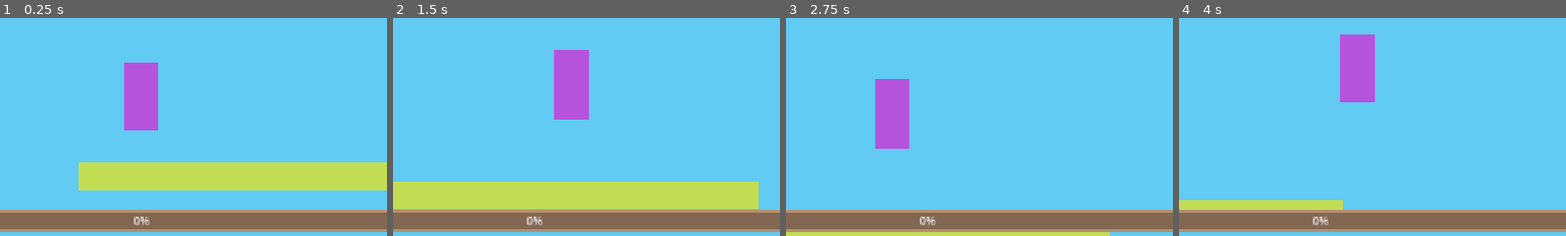
Above: before the commit, frames 1-4 (left to right).
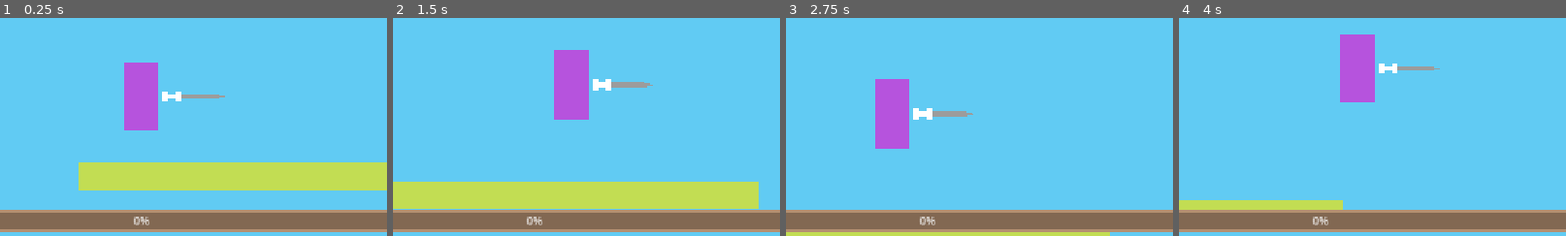
Above: after the commit, the same moments.

Repository: LightningBBB/Ballistic-Bouncer
Game: Godot game, scene res://scenes/level_tut.tscn
The game is run twice, just before and just after one commit, with the same random seed, the same clock (stepped at 60 frames per second) and the same inputs.
Inputs:
- Up to frame 1 (0.25 s): no input
- Up to frame 2 (1.5 s): hold D (move_right) from 0.53 s (still down); tap Space (jump) at 0.77 s
- Up to frame 3 (2.75 s): tap Space (jump) at 1.52 s; release D (move_right) at 2.03 s; hold A (move_left) from 2.03 s (still down)
- Up to frame 4 (4 s): release A (move_left) at 2.78 s; hold D (move_right) from 2.78 s (still down); tap Space (jump) at 3.02, 3.77 s
The pictures show only the part of the screen within x 32-82%, y 50-100%; the shares and areas given below are measured in that part.

The runs differ from the first frame. In frame 1, 0.4% of the frame differs, in the area x 41-59%, y 33-39%; in frame 2, 0.5%, in the area x 51-68%, y 28-34%; in frame 3, 0.5%; in frame 4, 0.3%.

Commit message:
r23t23y4

Diff:
--- a/scenes/bullet.tscn
+++ b/scenes/bullet.tscn
@@ -11,8 +11,13 @@
 [node name="CollisionShape2D" type="CollisionShape2D" parent="."]
 shape = SubResource("RectangleShape2D_y25gk")
 
+[node name="Polygon2D" type="Polygon2D" parent="."]
+color = Color(0.768627, 0.643137, 0.517647, 1)
+polygon = PackedVector2Array(0, 0, 16, -16, 40, -8, 40, 8, 16, 16)
+
 [node name="ColorRect" type="ColorRect" parent="."]
-offset_left = -13.0
-offset_top = -5.0
-offset_right = 13.0
-offset_bottom = 5.0
+offset_left = -40.0
+offset_top = -16.0
+offset_right = 16.0
+offset_bottom = 16.0
+color = Color(0.811765, 0.811765, 0.768627, 1)
--- a/scenes/player.tscn
+++ b/scenes/player.tscn
@@ -25,7 +25,7 @@
 layout_mode = 0
 offset_left = 225.0
 offset_top = -7.0
-offset_right = 241.0
+offset_right = 256.0
 offset_bottom = 25.0
 color = Color(0.717647, 0.329412, 0.870588, 0.435294)
 
@@ -40,3 +40,27 @@
 position = Vector2(0, -211)
 zoom = Vector2(0.5, 0.5)
 position_smoothing_enabled = true
+
+[node name="Sword" type="Node2D" parent="."]
+
+[node name="ColorRect" type="ColorRect" parent="Sword"]
+offset_left = 64.0
+offset_top = -16.0
+offset_right = 80.0
+offset_bottom = 16.0
+
+[node name="ColorRect2" type="ColorRect" parent="Sword"]
+offset_left = 80.0
+offset_top = -8.0
+offset_right = 104.0
+offset_bottom = 8.0
+
+[node name="ColorRect3" type="ColorRect" parent="Sword"]
+offset_left = 104.0
+offset_top = -16.0
+offset_right = 120.0
+offset_bottom = 16.0
+
+[node name="Polygon2D" type="Polygon2D" parent="Sword"]
+color = Color(0.617455, 0.617455, 0.617455, 1)
+polygon = PackedVector2Array(120, -8, 216, -8, 248, 0, 216, 8, 120, 8)
--- a/scripts/bullet.gd
+++ b/scripts/bullet.gd
@@ -1,6 +1,6 @@
 extends Area2D
 
-const SPEED: float = 20.0
+const SPEED: float = 10.0
 var player: Node
 
 
--- a/scripts/player.gd
+++ b/scripts/player.gd
@@ -46,6 +46,8 @@
 
 	if stick_input.length() > 0.1:
 		$Aim_Indicator.visible = true
-		$Aim_Indicator.rotation = stick_input.angle()
+		var angle = stick_input.angle()
+		var snapped_angle = round(angle / (PI / 4)) * (PI / 4)
+		$Aim_Indicator.rotation = snapped_angle
 	else:
 		$Aim_Indicator.visible = false
